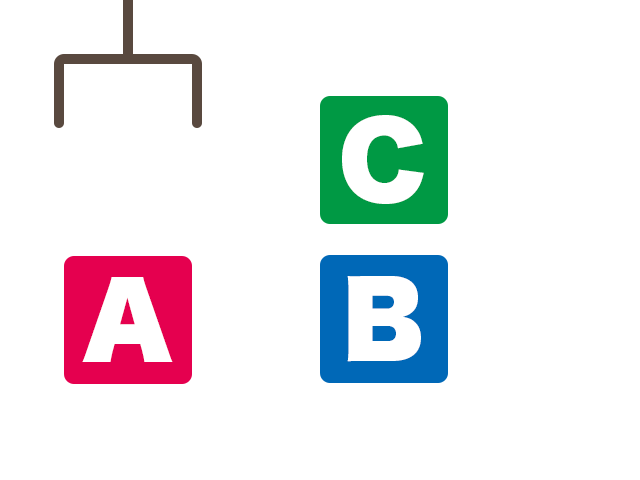
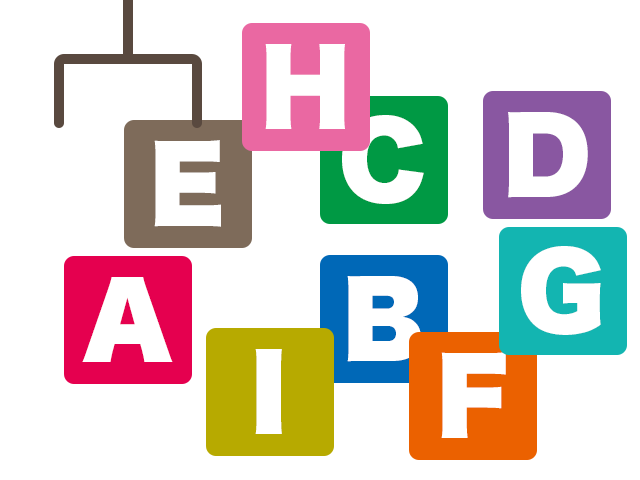
Before/after of a 640×480 layered artwork. What changed in the layer stack:
added group "block_i" with 2 layers above "block_h" over <box>206,328,334,456</box>
added layer "I" in group "block_i" over <box>255,349,282,434</box>
added layer "長方形 1" (1st of 9, in "block_i") in group "block_i" over <box>206,328,334,456</box>
added group "block_h" with 2 layers above "block_g" over <box>242,23,370,151</box>
added layer "H" in group "block_h" over <box>265,44,345,129</box>
added layer "長方形 1" (2nd of 9, in "block_h") in group "block_h" over <box>242,23,370,151</box>
added group "block_g" with 2 layers above "block_f" over <box>499,227,627,355</box>
added layer "G" in group "block_g" over <box>521,246,601,335</box>
added layer "長方形 1" (3rd of 9, in "block_g") in group "block_g" over <box>499,227,627,355</box>
added group "block_f" with 2 layers above "block_e" over <box>409,332,537,460</box>
added layer "F" in group "block_f" over <box>441,352,506,438</box>
added layer "長方形 1" (4th of 9, in "block_f") in group "block_f" over <box>409,332,537,460</box>
added group "block_e" with 2 layers above "block_d" over <box>124,120,252,248</box>
added layer "E" in group "block_e" over <box>154,140,221,227</box>
added layer "長方形 1" (5th of 9, in "block_e") in group "block_e" over <box>124,120,252,248</box>
added group "block_d" with 2 layers above "block_c" over <box>483,91,611,219</box>
added layer "D" in group "block_d" over <box>508,112,588,198</box>
added layer "長方形 1" (6th of 9, in "block_d") in group "block_d" over <box>483,91,611,219</box>
